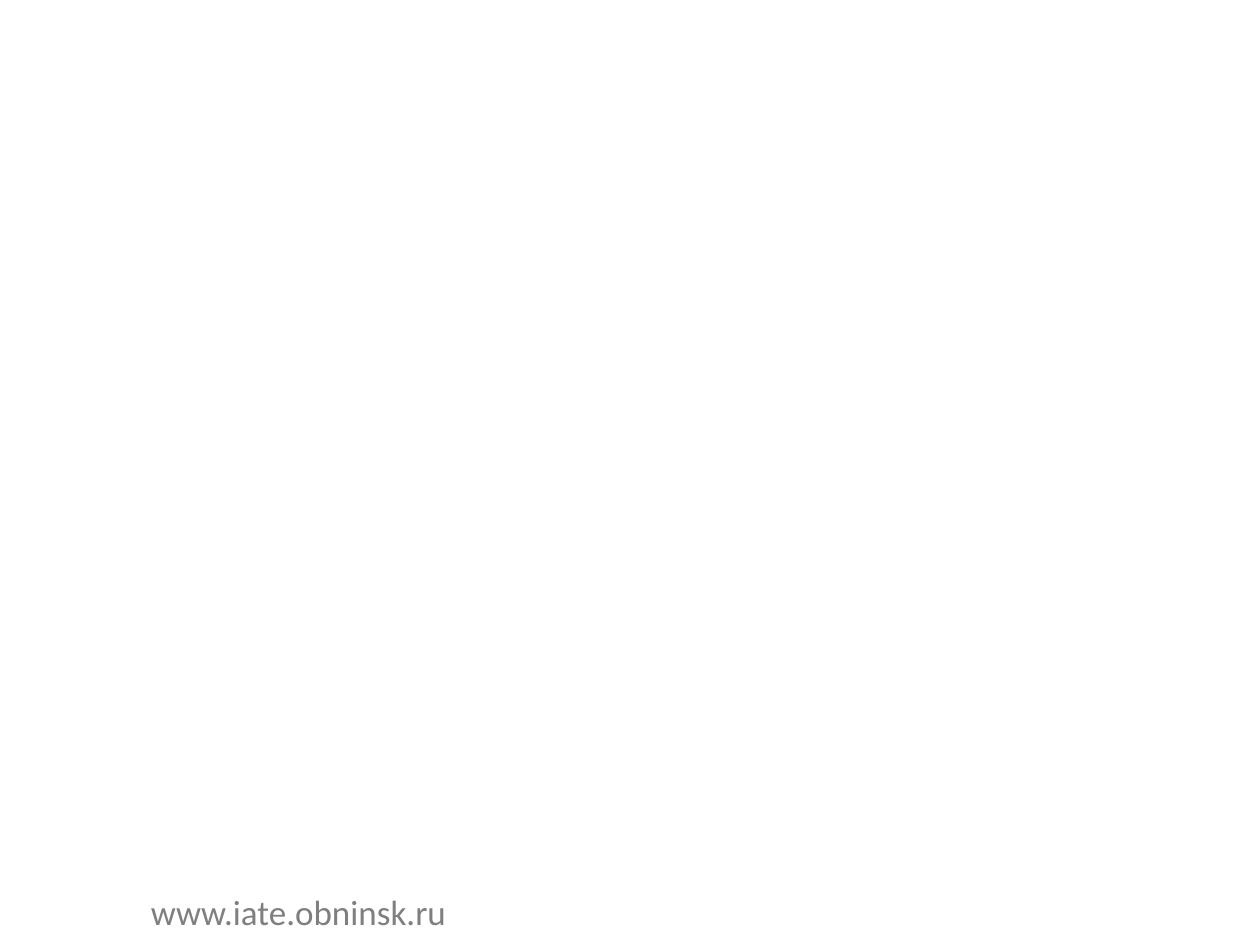
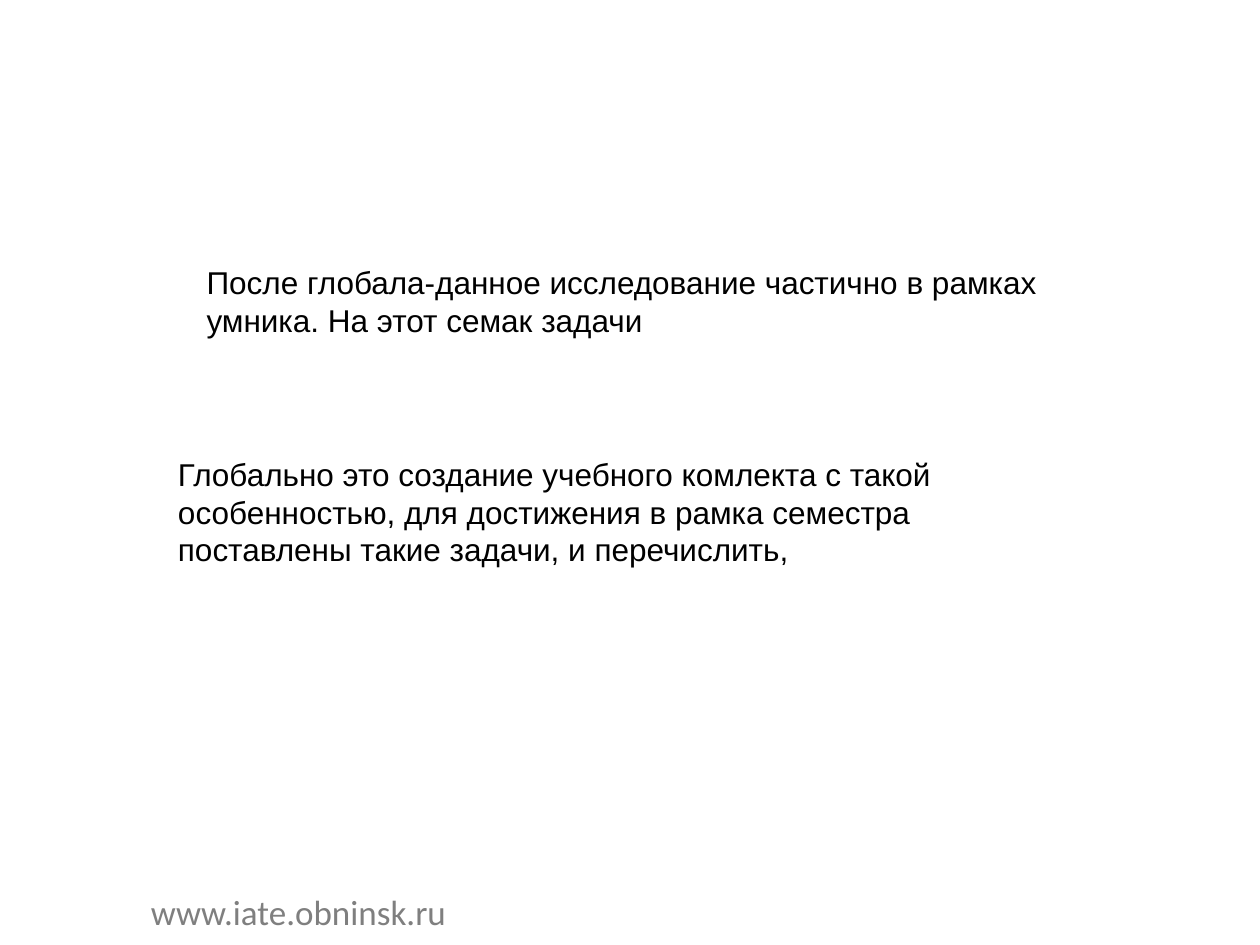
Before and after one commit to mituritsyn/FQW, a slide deck: slide 4 of presentation.odp. Drawn at 1260x945 pixels with LibreOffice and Linux fonts; fonts in the diff are those of the drawing; background and template pictures are left out. Boxes give left, top, right and bottom in pixels: in the first picture for what was removed or moved away, otherwise in the second. Text is boxed around its words. In the diff, an @@ line names an element or a change of style, - is before the commit and + after.

```diff
--- a/presentation.odp
+++ b/presentation.odp
@@ text added at <box>207,271,1036,338</box>, 18 pt, text #000000 @@
+После глобала-данное исследование частично в рамках умника. На этот семак задачи
@@ text added at <box>178,462,931,567</box>, 18 pt, text #000000 @@
+Глобально это создание учебного комлекта с такой особенностью, для достижения в рамка семестра поставлены такие задачи, и перечислить,
```
Also in this commit, not shown: 5 other slides changed, 3 slides added, 2 slides removed, 8 other files.
